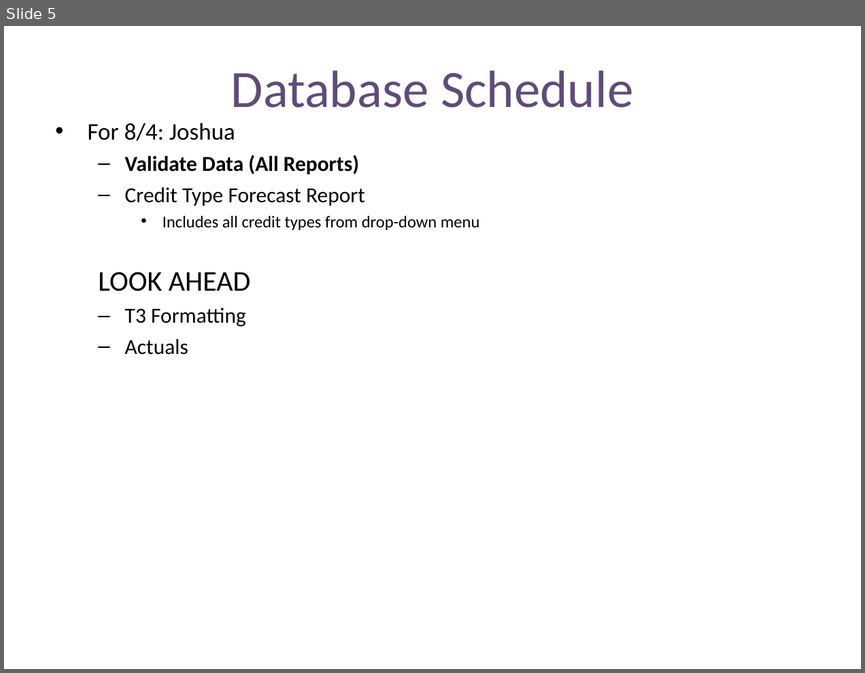
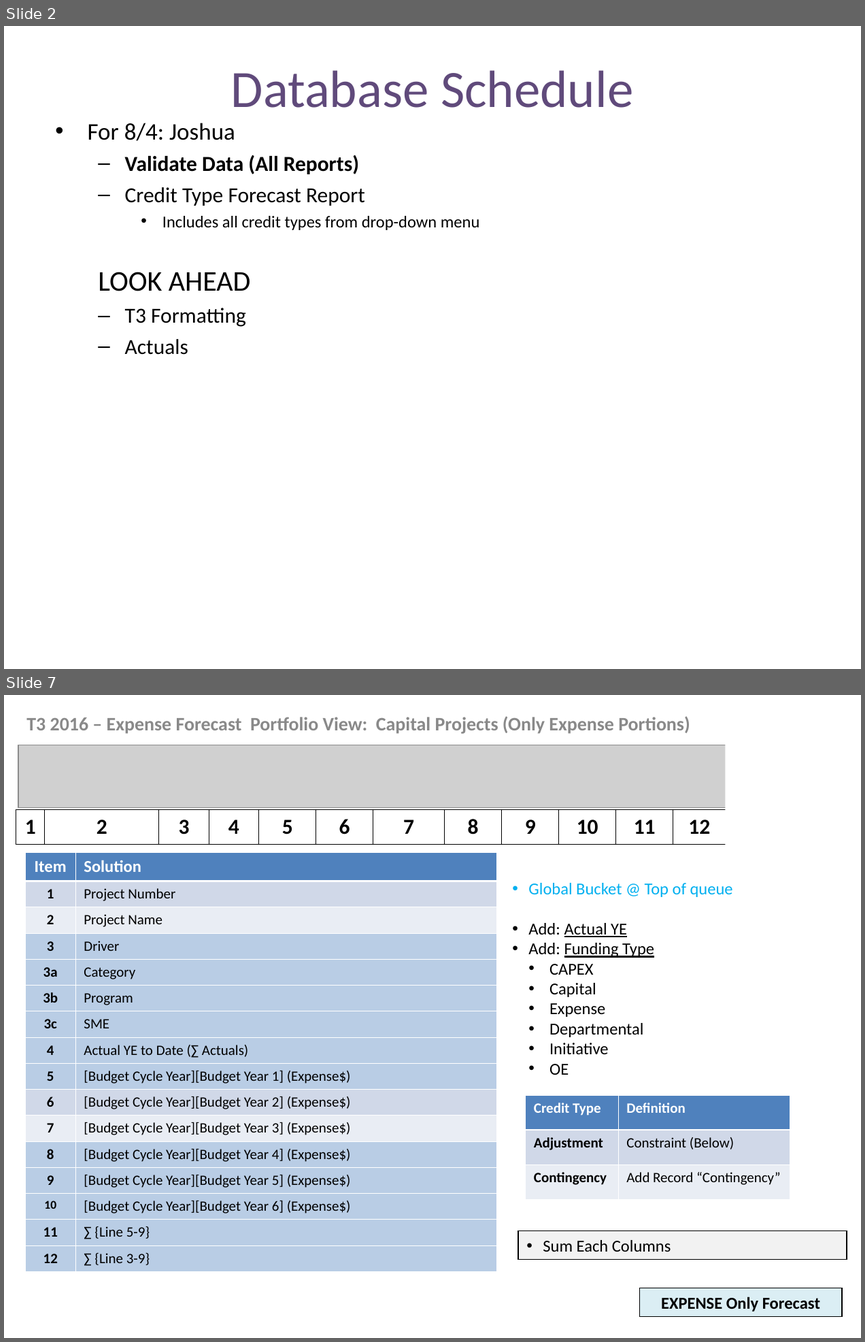
Before and after one commit to jlucas5190/ppms, a slide deck: resources/Forecast Reports.ppt. Shown one above the other, each under a label of ours: slide 5 before the commit, slides 2 and 7 after it; the slides between them are not shown. The pictures are 865x673 and 865x1342 pixels, drawn with LibreOffice and Linux fonts; fonts in the diff are those of the drawing; grey boxes stand for pictures. Boxes give left, top, right and bottom in pixels: in the first picture for what was removed or moved away, otherwise in the second. Text is boxed around its words. In the diff, an @@ line names an element or a change of style, - is before the commit and + after.

```diff
--- a/resources/Forecast Reports.ppt
+++ b/resources/Forecast Reports.ppt
@@ slide 7 added at [4, 695, 861, 1338], background #FFFFFF @@
@@ subtitle added at [26, 716, 689, 734], 16 pt, text #898989, bold @@
+T3 2016 – Expense Forecast Portfolio View: Capital Projects (Only Expense Portions)
@@ picture added at [18, 745, 839, 807] @@
@@ rectangle added at [725, 738, 854, 873], fill #FFFFFF @@
@@ table added at [16, 810, 838, 844], 1 rows, 14 columns @@
+1 | 2 | 3 | 4 | 5 | 6 | 7 | 8 | 9 | 10 | 11 | 12 | 13 | 14
@@ table added at [26, 852, 496, 1268], 16 rows, 2 columns @@
+Item | Solution
+1 | Project Number
+2 | Project Name
+3 | Driver
+3a | Category
+3b | Program
+3c | SME
+4 | Actual YE to Date (∑ Actuals)
+5 | [Budget Cycle Year][Budget Year 1] (Expense$)
+6 | [Budget Cycle Year][Budget Year 2] (Expense$)
+7 | [Budget Cycle Year][Budget Year 3] (Expense$)
+8 | [Budget Cycle Year][Budget Year 4] (Expense$)
+9 | [Budget Cycle Year][Budget Year 5] (Expense$)
+10 | [Budget Cycle Year][Budget Year 6] (Expense$)
+11 | ∑ {Line 5-9}
+12 | ∑ {Line 3-9}
@@ text added at [528, 883, 733, 1074], 14 pt, text #000000 @@
+• Global Bucket @ Top of queue
+• Add: Actual YE
+• Add: Funding Type
+  • CAPEX
+  • Capital
+  • Expense
+  • Departmental
+  • Initiative
+  • OE
@@ table added at [525, 1095, 789, 1200], 3 rows, 2 columns @@
+Credit Type | Definition
+Adjustment | Constraint (Below)
+Contingency | Add Record “Contingency”
@@ rectangle added at [518, 1231, 847, 1259], fill #F2F2F2, outline #000000 0.74 pt, 14 pt, text #000000 @@
+• Sum Each Columns
@@ rectangle added at [640, 1288, 842, 1317], fill #DBEEF4, outline #000000 0.74 pt, 14 pt, text #000000, bold @@
+EXPENSE Only Forecast
@@ what was slide 5 is now slide 2 @@
```
Also in this commit, not shown: 4 slides changed, 6 other slides added, 2 other files.
